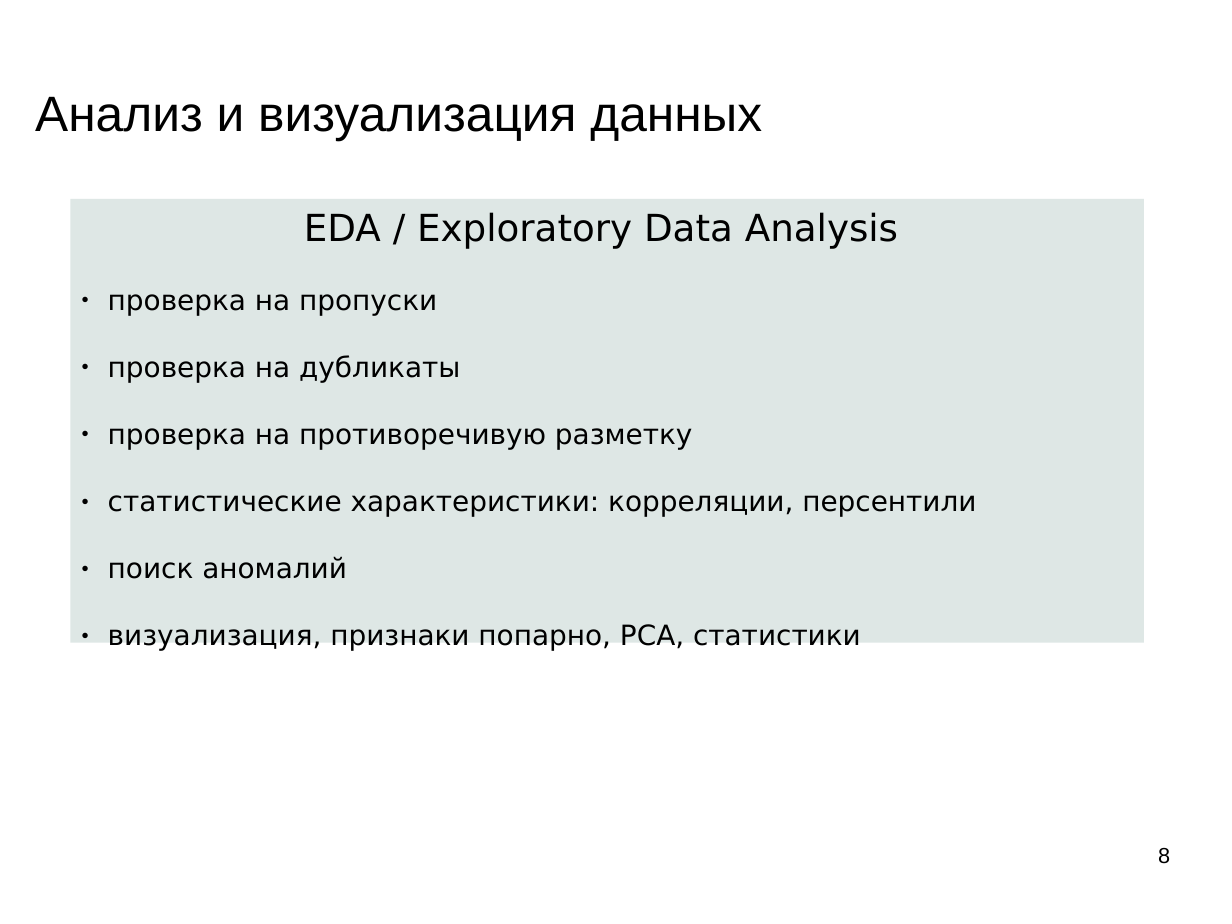
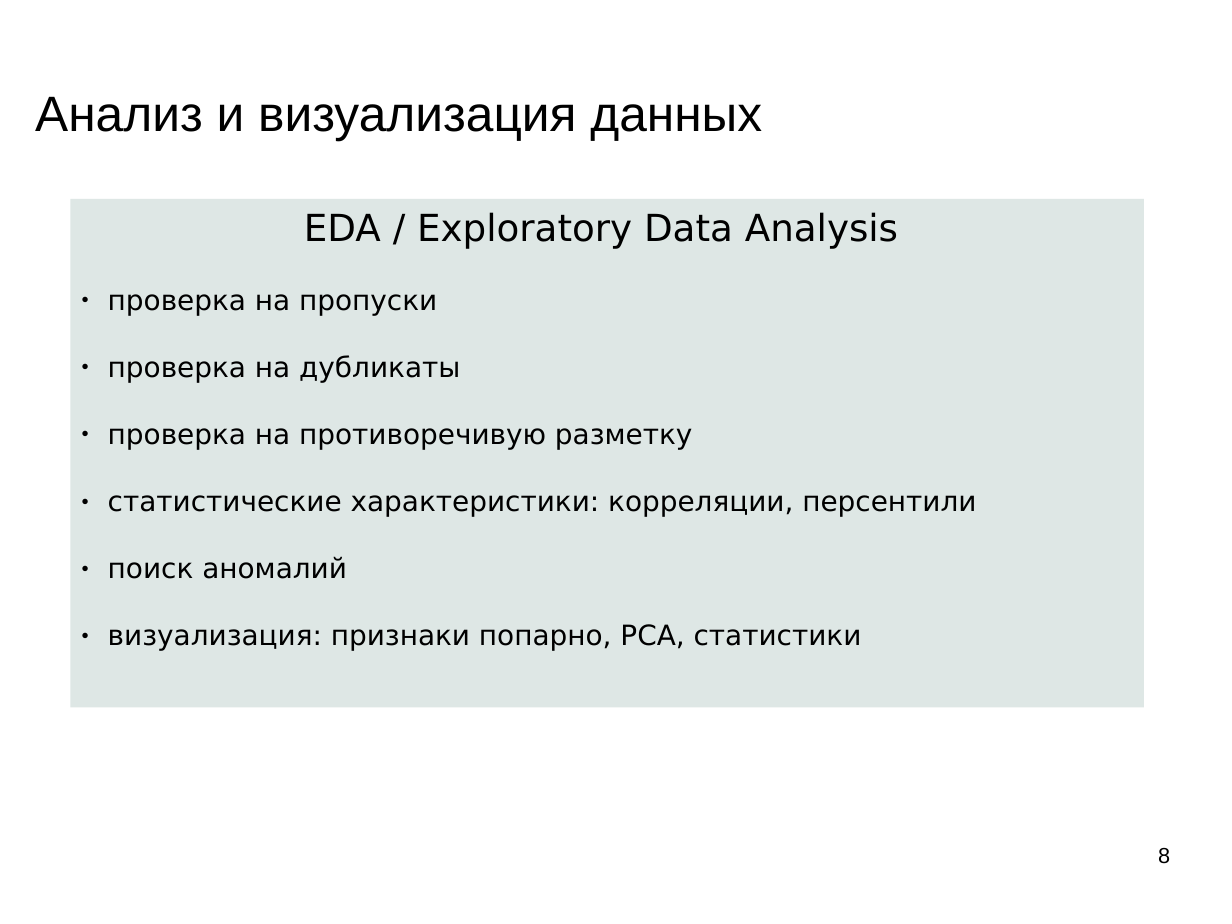
Before and after one commit to mechanoid5/ml_lectorium_2026_I, a slide deck: slide 8 of 04-eda.odp. Drawn at 1232x924 pixels with LibreOffice and Linux fonts; fonts in the diff are those of the drawing; background and template pictures are left out. Boxes give left, top, right and bottom in pixels: in the first picture for what was removed or moved away, otherwise in the second. Text is boxed around its words. In the diff, an @@ line names an element or a change of style, - is before the commit and + after.

```diff
--- a/04-eda.odp
+++ b/04-eda.odp
@@ rectangle "EDA / Exploratory Data Analysis": place and size @@
-rectangle "EDA / Exploratory Data Analysis" at (70,199,1145,643)
+rectangle "EDA / Exploratory Data Analysis" at (70,199,1145,708)
@@ text in rectangle at (108,624,862,651): text changed @@
-● визуализация, признаки попарно, PCA, статистики
+● визуализация: признаки попарно, PCA, статистики
```
Also in this commit, not shown: 13 other slides changed, 2 other files.
